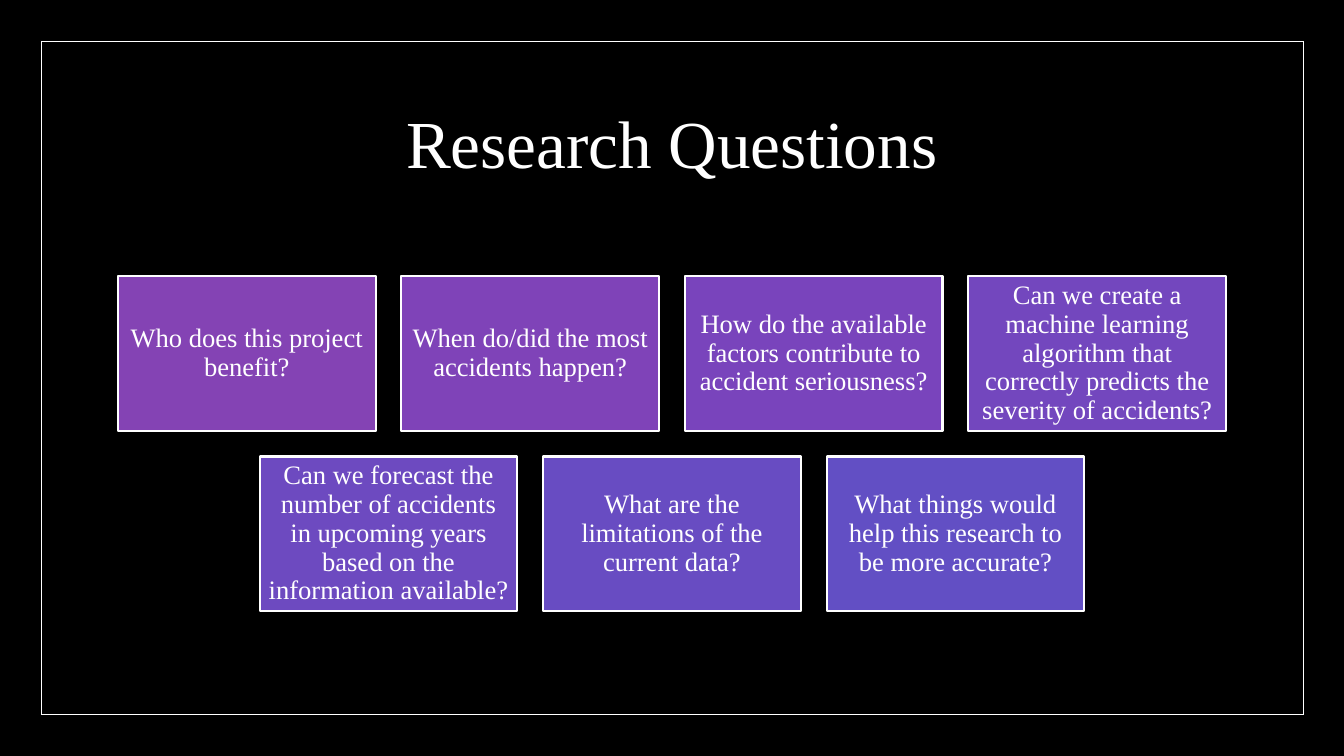
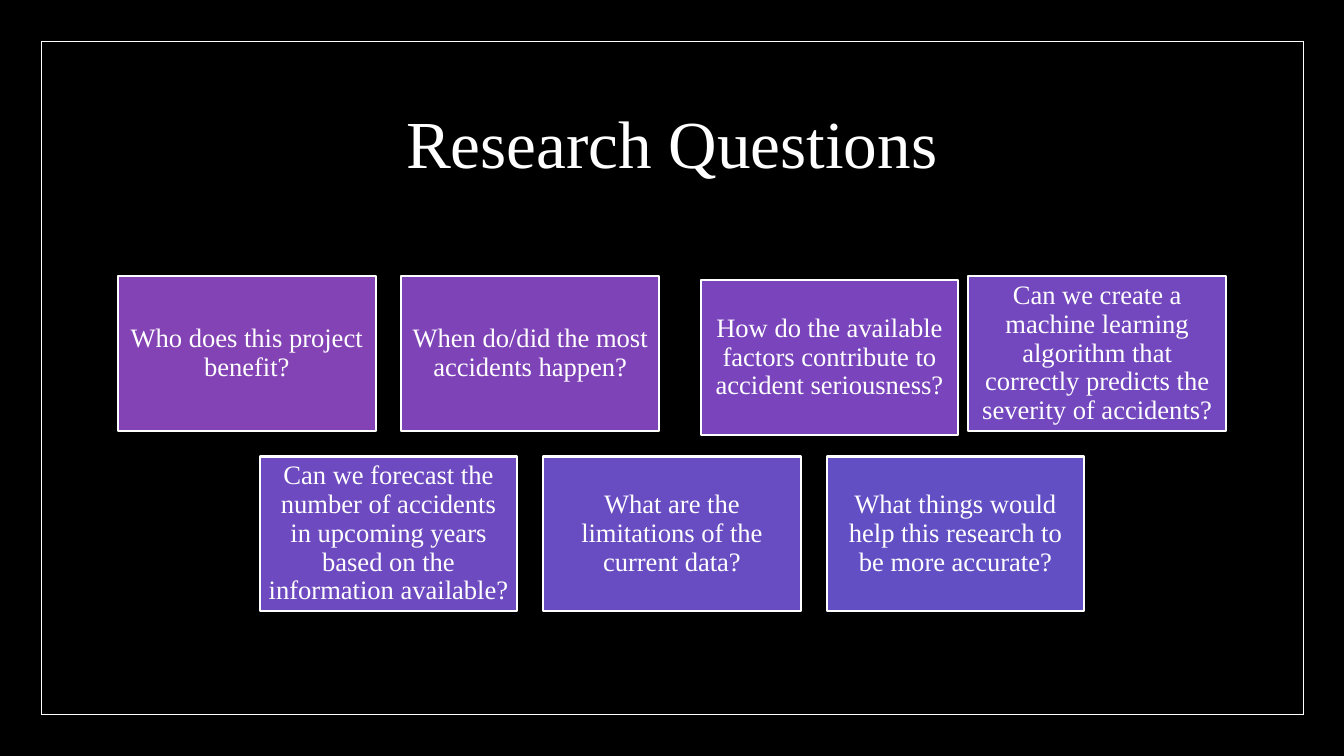
Before and after one commit to GenTaylor/Traffic-Accident-Analysis, a slide deck: slide 6 of Traffic Analysis and Severity Prediction.pptx. Drawn at 1344x756 pixels with LibreOffice and Linux fonts; fonts in the diff are those of the drawing. Boxes give left, top, right and bottom in pixels: in the first picture for what was removed or moved away, otherwise in the second. Text is boxed around its words. In the diff, an @@ line names an element or a change of style, - is before the commit and + after.

```diff
--- a/Traffic Analysis and Severity Prediction.pptx
+++ b/Traffic Analysis and Severity Prediction.pptx
@@ text "How do the available factors ..." moved from (x1=700, y1=314, x2=928, y2=391) to (x1=716, y1=318, x2=944, y2=395) @@
@@ rectangle moved from (x1=685, y1=276, x2=943, y2=431) to (x1=701, y1=280, x2=959, y2=435) @@
```
Also in this commit, not shown: 1 other slide changed, 2 slides added, 1 slide removed, 1 other file.
